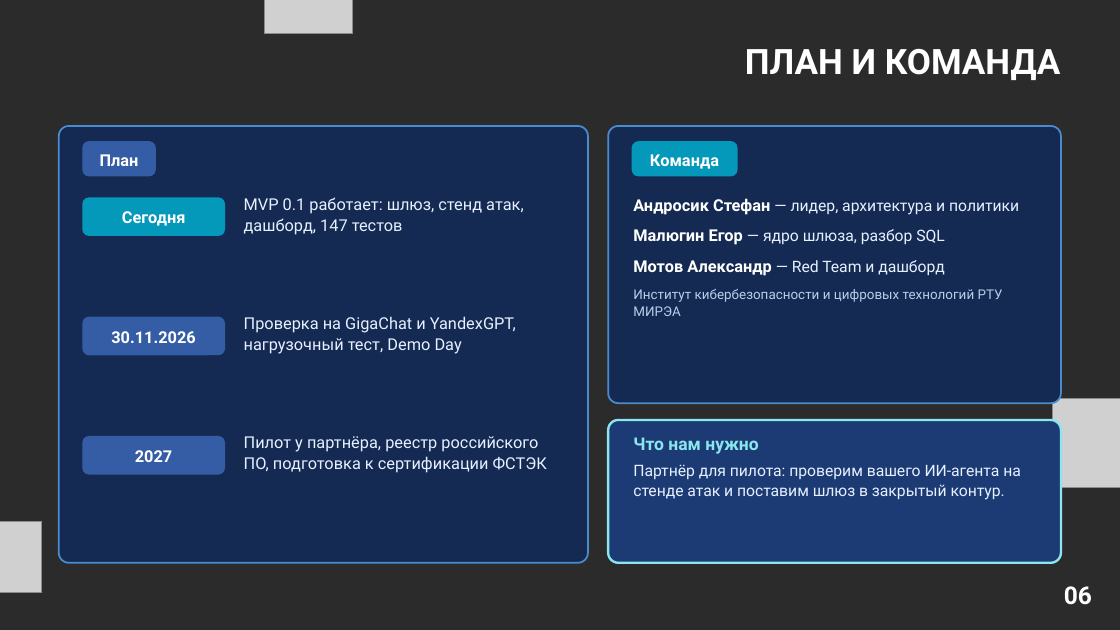
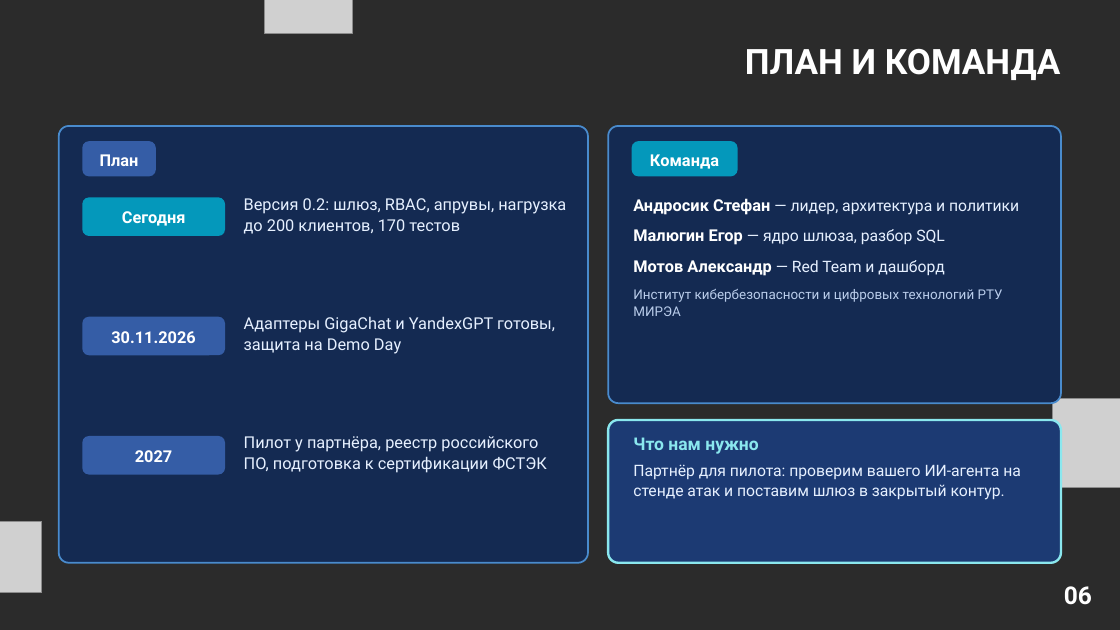
Before and after one commit to KitFIy/Accelerator, a slide deck: slide 6 of deliverables/Axisec_pitch_5min.pptx. Drawn at 1120x630 pixels with LibreOffice and Linux fonts; fonts in the diff are those of the drawing; grey boxes stand for pictures; background and template pictures are left out; a plain dark background stands for a picture behind light text. Boxes give left, top, right and bottom in pixels: in the first picture for what was removed or moved away, otherwise in the second. Text is boxed around its words. In the diff, an @@ line names an element or a change of style, - is before the commit and + after.

Commit message:
Release v0.2.0: auth, RBAC, observe mode, policy draft, HITL approvals, SSE streaming, shell/path guards, SQLite audit & SIEM

```diff
--- a/deliverables/Axisec_pitch_5min.pptx
+++ b/deliverables/Axisec_pitch_5min.pptx
@@ text at (244, 198, 566, 234): text changed @@
-MVP 0.1 работает: шлюз, стенд атак, дашборд, 147 тестов
+Версия 0.2: шлюз, RBAC, апрувы, нагрузка до 200 клиентов, 170 тестов
@@ text at (244, 316, 555, 354): text changed @@
-Проверка на GigaChat и YandexGPT, нагрузочный тест, Demo Day
+Адаптеры GigaChat и YandexGPT готовы, защита на Demo Day
```
Also in this commit, not shown: 1 other slide changed, 31 other files.
